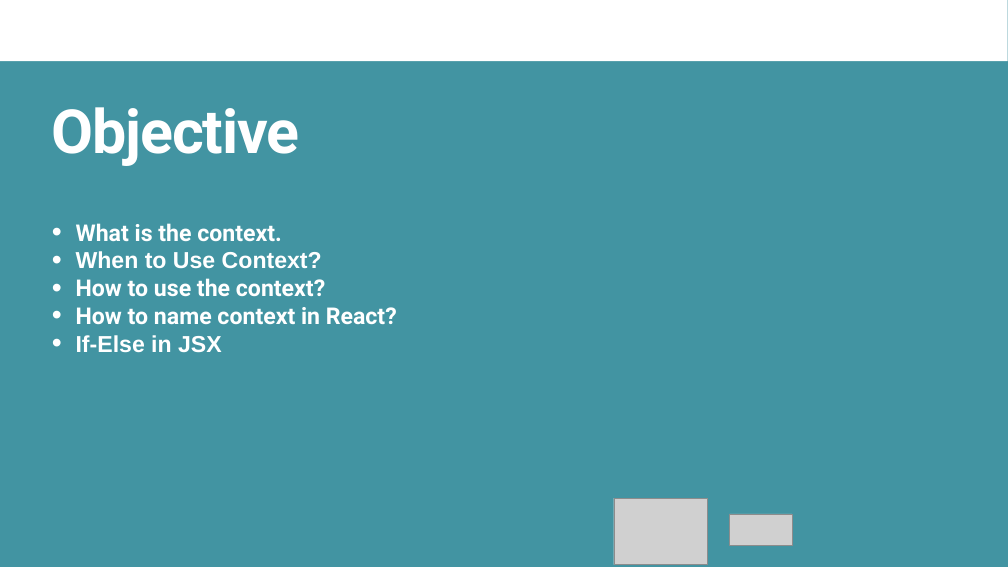
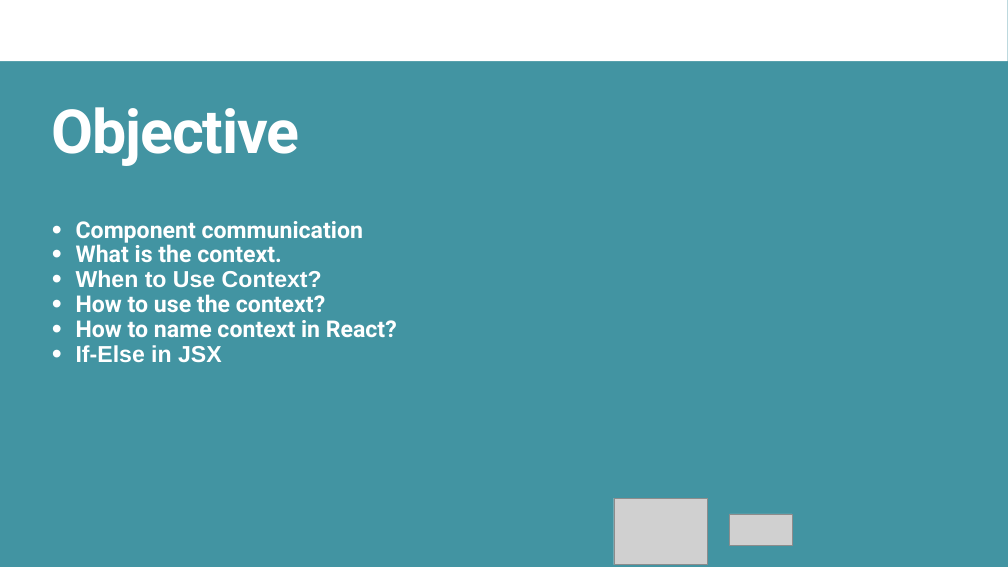
Before and after one commit to JS-RUH-1/React-Lessons, a slide deck: slide 2 of useContext.pptx. Drawn at 1008x567 pixels with LibreOffice and Linux fonts; fonts in the diff are those of the drawing; grey boxes stand for pictures; background and template pictures are left out. Boxes give left, top, right and bottom in pixels: in the first picture for what was removed or moved away, otherwise in the second. Text is boxed around its words. In the diff, an @@ line names an element or a change of style, - is before the commit and + after.

```diff
--- a/useContext.pptx
+++ b/useContext.pptx
@@ subtitle at (x1=76, y1=221, x2=363, y2=243): paragraph added @@
+• Component communication
@@ subtitle at (x1=76, y1=242, x2=397, y2=362): line spacing 1 to 0.9 @@
```
Also in this commit, not shown: 1 other slide changed, 4 slides added, 3 other files.
